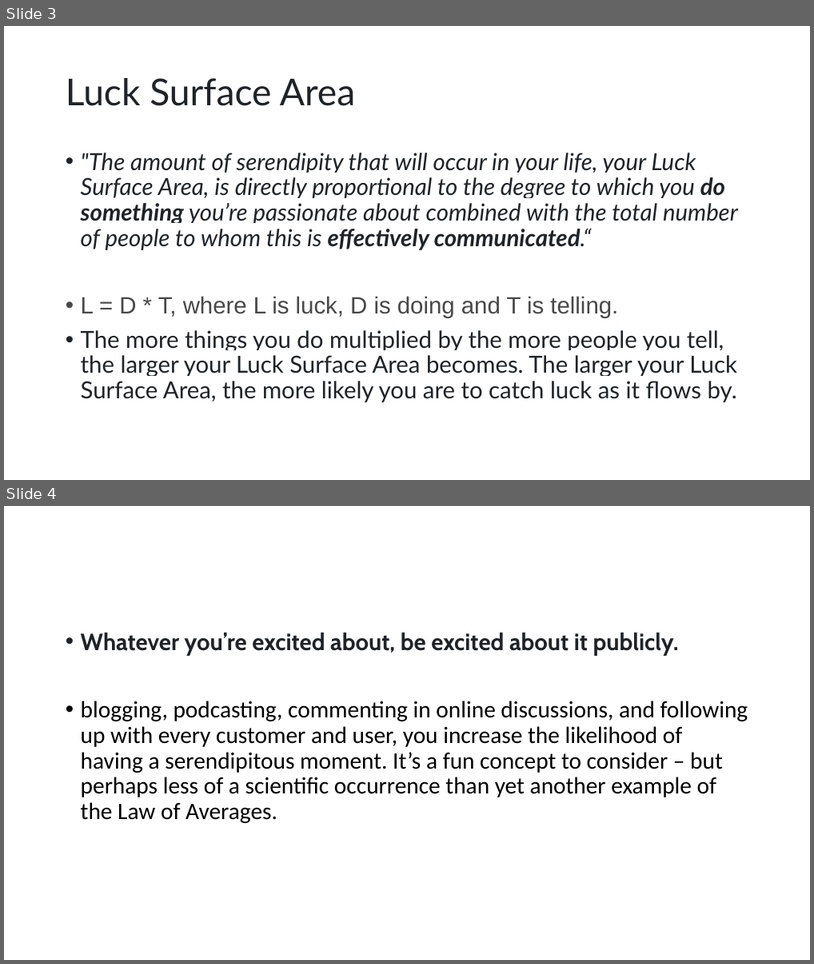
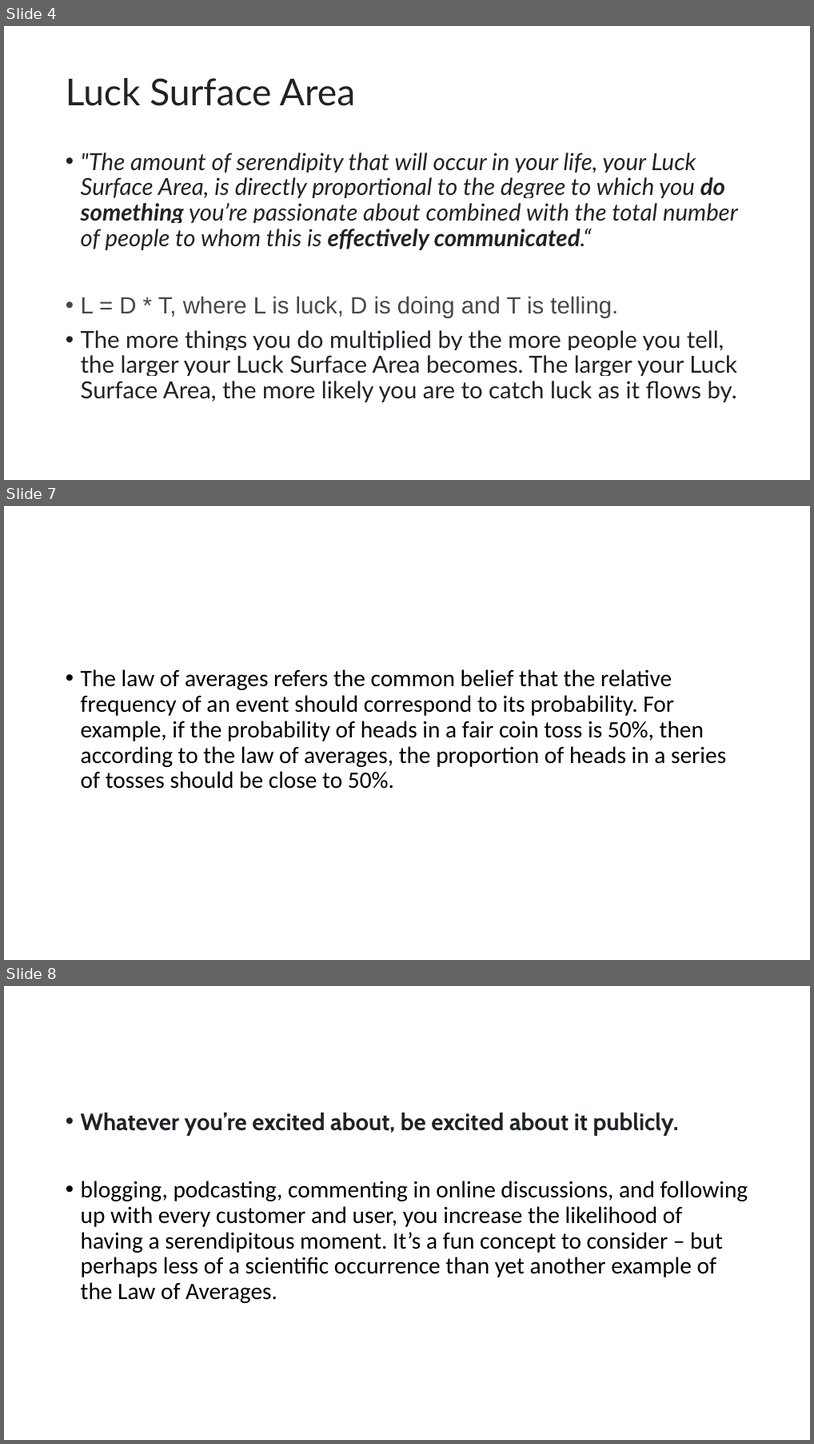
Before and after one commit to vaishnavitv/Assets-and-Publications, a slide deck: Speaking-Engagements/2024/Google-IO-NA-Connect/Talk-driven development.pptx. Shown one above the other, each under a label of ours: slides 3 and 4 before the commit, slides 4, 7 and 8 after it; the slides between them are not shown. The pictures are 814x964 and 814x1444 pixels, drawn with LibreOffice and Linux fonts; fonts in the diff are those of the drawing. Boxes give left, top, right and bottom in pixels: in the first picture for what was removed or moved away, otherwise in the second. Text is boxed around its words. In the diff, an @@ line names an element or a change of style, - is before the commit and + after.

```diff
--- a/Speaking-Engagements/2024/Google-IO-NA-Connect/Talk-driven development.pptx
+++ b/Speaking-Engagements/2024/Google-IO-NA-Connect/Talk-driven development.pptx
@@ slide 7 added at (4,506,810,960), background #FFFFFF @@
@@ text added at (81,669,726,788), 28 pt, text #000000 @@
+• The law of averages refers the common belief that the relative frequency of an event should correspond to its probability. For example, if the probability of heads in a fair coin toss is 50%, then according to the law of averages, the proportion of heads in a series of tosses should be close to 50%.
@@ what was slide 3 is now slide 4 @@
@@ what was slide 4 is now slide 8 @@
```
Also in this commit, not shown: 1 slide changed, 5 other slides added, 3 other files.
